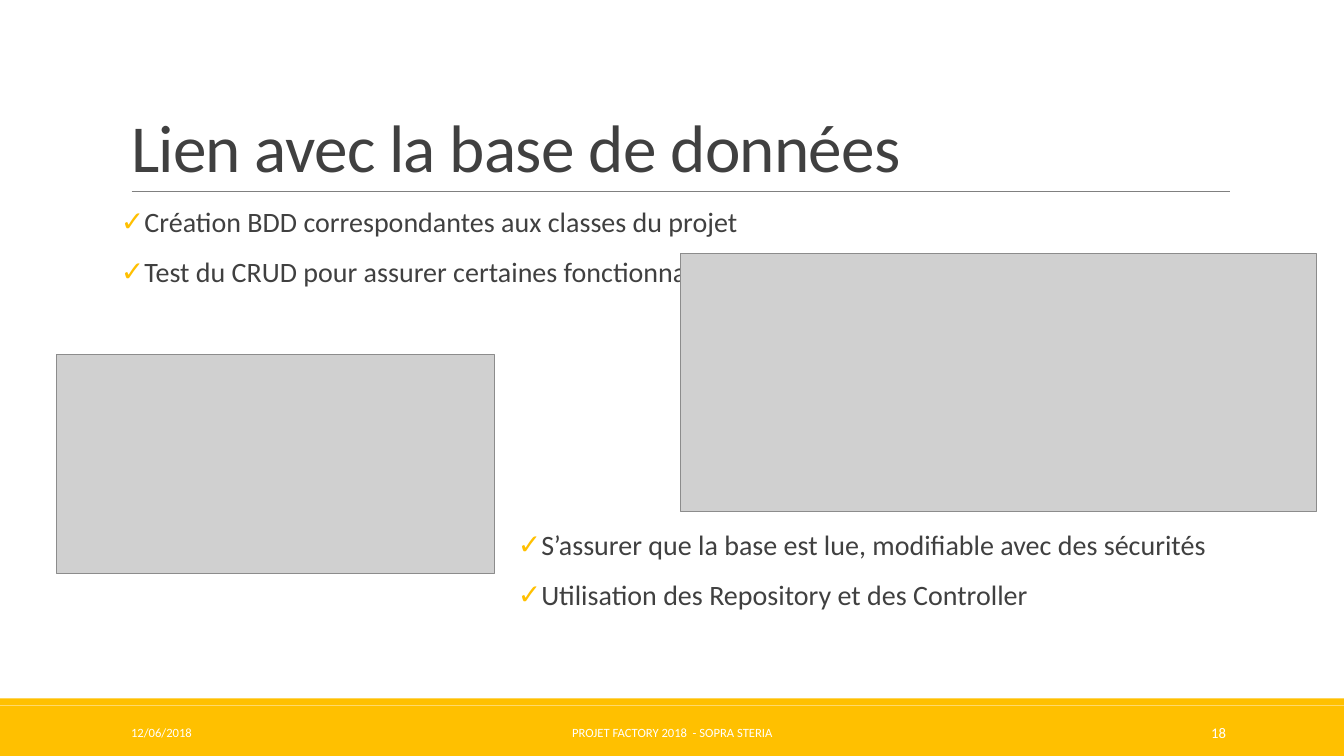
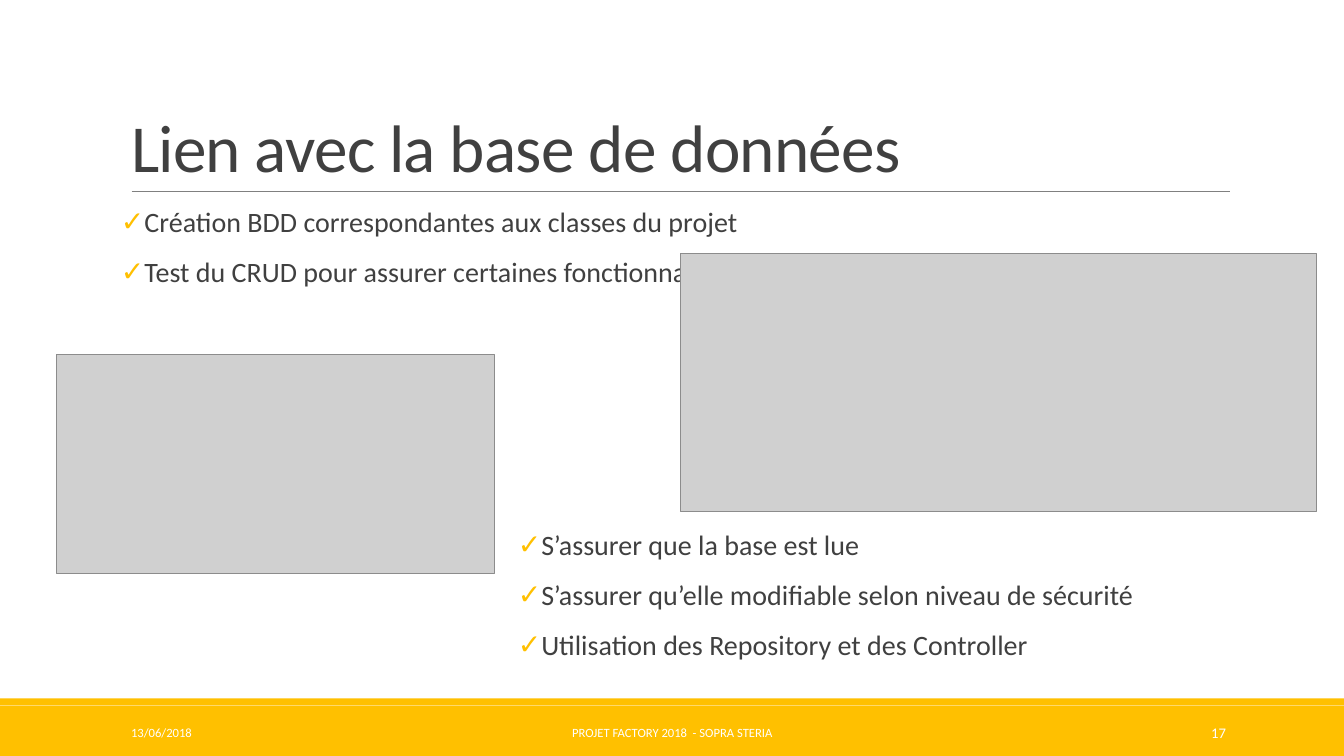
Before and after one commit to Pweting/ProjetFinalAAA, a slide deck: slide 17 of ProjetFinalAAA-Factory.pptx (slide 18 before the commit). Drawn at 1344x756 pixels with LibreOffice and Linux fonts; fonts in the diff are those of the drawing; grey boxes stand for pictures. Boxes give left, top, right and bottom in pixels: in the first picture for what was removed or moved away, otherwise in the second. Text is boxed around its words. In the diff, an @@ line names an element or a change of style, - is before the commit and + after.

```diff
--- a/ProjetFinalAAA-Factory.pptx
+++ b/ProjetFinalAAA-Factory.pptx
@@ text at [541, 535, 1133, 610]: text changed @@
-✓ S’assurer que la base est lue, modifiable avec des sécurités
+✓ S’assurer que la base est lue
+✓ S’assurer qu’elle modifiable selon niveau de sécurité
@@ text at [131, 728, 192, 738]: text changed @@
-12/06/2018
+13/06/2018
@@ page number at [1211, 728, 1226, 738]: text changed @@
-18
+17
```
Also in this commit, not shown: 30 other slides changed, 3 slides added, 2 slides removed, 3 other files.
